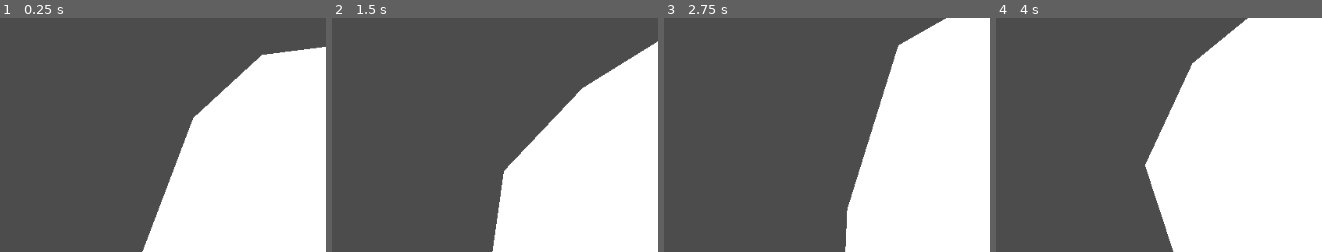
Above: before the commit, frames 1-4 (left to right).
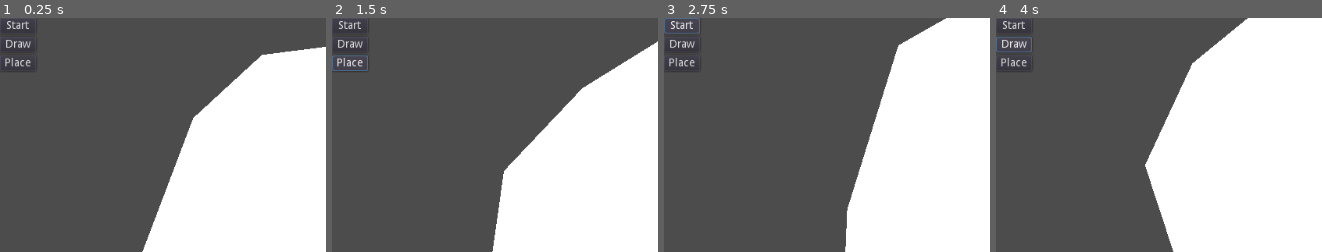
Above: after the commit, the same moments.

Repository: AbeVos/ggj-2022
Game: Godot game, scene res://Board.tscn
Same seed, same stepped clock (60 frames per second), same inputs: the game is played once before the commit and once after it. The project has no main scene, so this scene is started directly.
Inputs (mouse positions are % of the whole screen's width and height, from its top left):
- Up to frame 1 (0.25 s): no input
- Up to frame 2 (1.5 s): click (3, 6) at 0.5 s, where only the run after the commit has a clickable "Draw"; click (3, 10) at 1.25 s, where only the run after the commit has a clickable "Place"
- Up to frame 3 (2.75 s): click (3, 2) at 2 s, where only the run after the commit has a clickable "Start"
- Up to frame 4 (4 s): click (3, 2) at 2.75 s, where only the run after the commit has a clickable "Start"; click (3, 6) at 3.5 s, where only the run after the commit has a clickable "Draw"
The pictures show only the part of the screen within x 0-50%, y 0-50%; the shares and areas given below are measured in that part.

The runs differ from the first frame. In frame 1, 0.4% of the frame differs, in the area x 1-10%, y 1-21%; in frame 2, 0.6%, in the area x 0-12%, y 1-23%; in frame 3, 0.5%; in frame 4, 0.5%.

Commit message:
Create turn manager

Diff:
--- a/Board.tscn
+++ b/Board.tscn
@@ -1,10 +1,44 @@
-[gd_scene load_steps=2 format=2]
+[gd_scene load_steps=3 format=2]
 
 [ext_resource path="res://board.gd" type="Script" id=1]
+[ext_resource path="res://turn-manager/turn-manager.gd" type="Script" id=2]
 
-[node name="Board" type="Node2D"]
+[node name="Root" type="Node"]
+
+[node name="Board" type="Node2D" parent="."]
 position = Vector2( 486, 283 )
 script = ExtResource( 1 )
 
-[node name="Wheel" type="Polygon2D" parent="."]
+[node name="Wheel" type="Polygon2D" parent="Board"]
 polygon = PoolVector2Array( 2, 286, 125, 253, 229, 196, 300, 64, 328, 3, 311, -94, 227, -211, 11, -254, -135, -245, -228, -170, -311, 12, -291, 179, -168, 247 )
+
+[node name="TurnManager" type="Node" parent="."]
+script = ExtResource( 2 )
+
+[node name="VBoxContainer" type="VBoxContainer" parent="."]
+margin_right = 40.0
+margin_bottom = 40.0
+__meta__ = {
+"_edit_use_anchors_": false
+}
+
+[node name="Start" type="Button" parent="VBoxContainer"]
+margin_right = 46.0
+margin_bottom = 20.0
+text = "Start"
+
+[node name="Draw" type="Button" parent="VBoxContainer"]
+margin_top = 24.0
+margin_right = 46.0
+margin_bottom = 44.0
+text = "Draw"
+
+[node name="Place" type="Button" parent="VBoxContainer"]
+margin_top = 48.0
+margin_right = 46.0
+margin_bottom = 68.0
+text = "Place"
+
+[connection signal="pressed" from="VBoxContainer/Start" to="TurnManager" method="_on_action_ended" binds= [ "start" ]]
+[connection signal="pressed" from="VBoxContainer/Draw" to="TurnManager" method="_on_action_ended" binds= [ "draw" ]]
+[connection signal="pressed" from="VBoxContainer/Place" to="TurnManager" method="_on_action_ended" binds= [ "place" ]]
--- /dev/null
+++ b/turn-manager/turn-manager.gd
@@ -0,0 +1,48 @@
+extends Node
+
+signal next_action(turn, player)
+signal next_turn(player)
+
+export(int) var num_players = 2
+export(Array, String) var turn_actions: Array = [
+    "start", "draw", "place", "select", "attack", "check", "rotate", "end"]
+
+var current_player = -1
+var current_action_idx = 0
+
+
+func _ready():
+    next_turn()
+
+
+func _on_action_ended(action: String, result):
+    var action_idx = turn_actions.find(action, 0)
+
+    if current_action_idx != action_idx:
+        push_error("Incorrect action " + action + ". Something is wrong.")
+        return
+
+    # TODO: Handle result.
+
+    next_action()
+
+
+func next_action():
+    current_action_idx += 1
+
+    print("Next action ", turn_actions[current_action_idx])
+
+    if current_action_idx >= len(turn_actions):
+        next_turn()
+    else:
+        emit_signal(
+            "next_action", turn_actions[current_action_idx], current_player)
+
+
+func next_turn():
+    current_action_idx = -1
+    current_player = (current_player + 1) % num_players
+
+    emit_signal("next_turn", current_player)
+
+    call_deferred("next_action")
